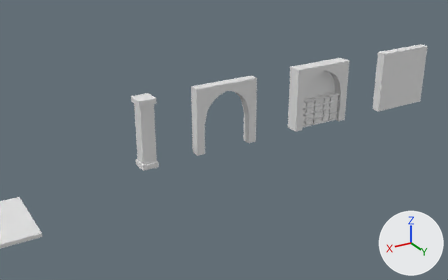
Renders of the Blender file art_src/kit/kit_walls.blend from each side of a commit.
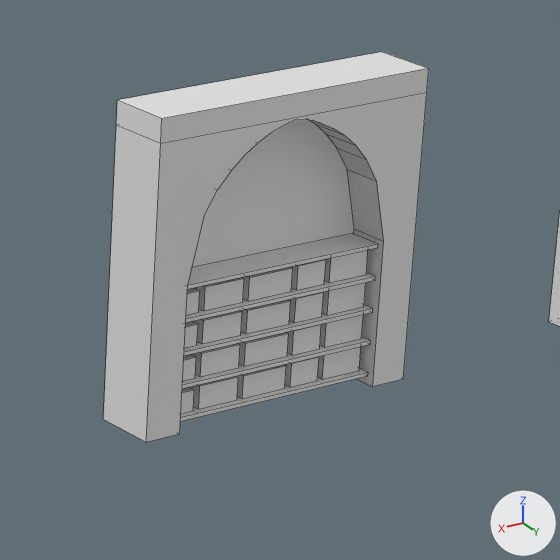
Each version is shown from a 50 mm camera at (33.36, 28.83, 14.87) aimed at (14.56, -2.5, -0.8), then close up on the part from 60% to 84% of the width and 17% to 55% of the height. The axes (+X, +Y, +Z) are drawn at lower right. The lights are the same throughout. The last two pictures show the newer version. The close-ups show mesh edges as thin lines.

Names of what the first close-up shows: 'wall_shelfbay_4m__body-col', 'wall_shelfbay_4m__shelves' and 1 more.
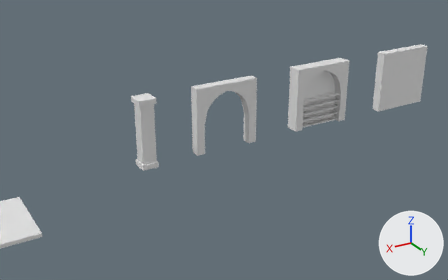
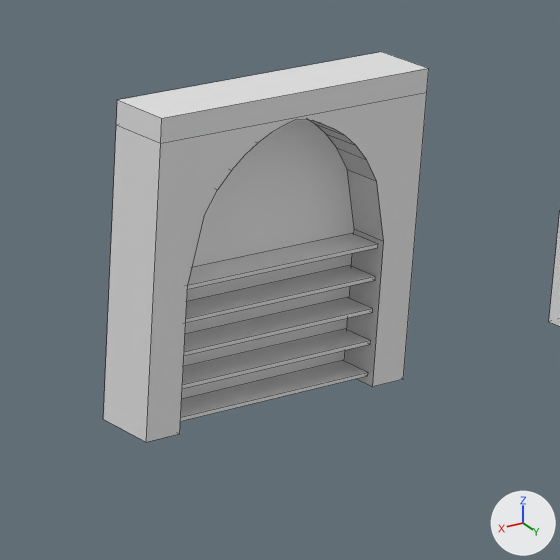
Pixel boxes [x1, y1, x2, y2] of what changed, in the close-ups (560 x 560 px):
part 1 of me_wall_shelfbay_4m__shelves, deleted
    before: [181, 250, 368, 413]

What changed in the scene script:
```text
Change me_wall_shelfbay_4m__shelves:
    used by ob_wall_shelfbay_4m__shelves; parent = ob_m_wall_shelfbay_4m; location = (0.0, 0.0, 0.0)
    remove me_wall_shelfbay_4m__shelves.from_pydata(...)  # 200 vertices, 150 faces; spans x 0.52..3.48, y -0.25..0.22, z 0.12..1.85
    add me_wall_shelfbay_4m__shelves.from_pydata(...)  # 40 vertices, 30 faces; spans x 0.52..3.48, y -0.25..0.22, z 0.12..1.85
    me_wall_shelfbay_4m__shelves part 1: 20 loose pieces with 160 vertices, spanning x 0.58..3.42, y -0.22..0.12, z 0.17..1.79, are deleted
    remove me_wall_shelfbay_4m__shelves.materials.append(mat_book_leather)  # white #e7e7e7
```
